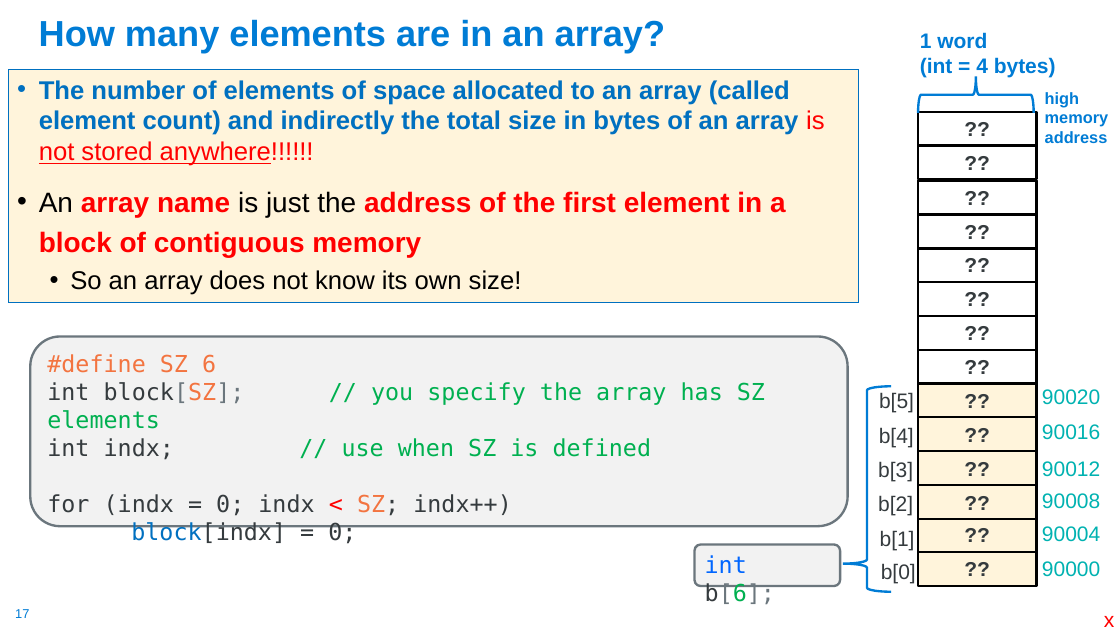
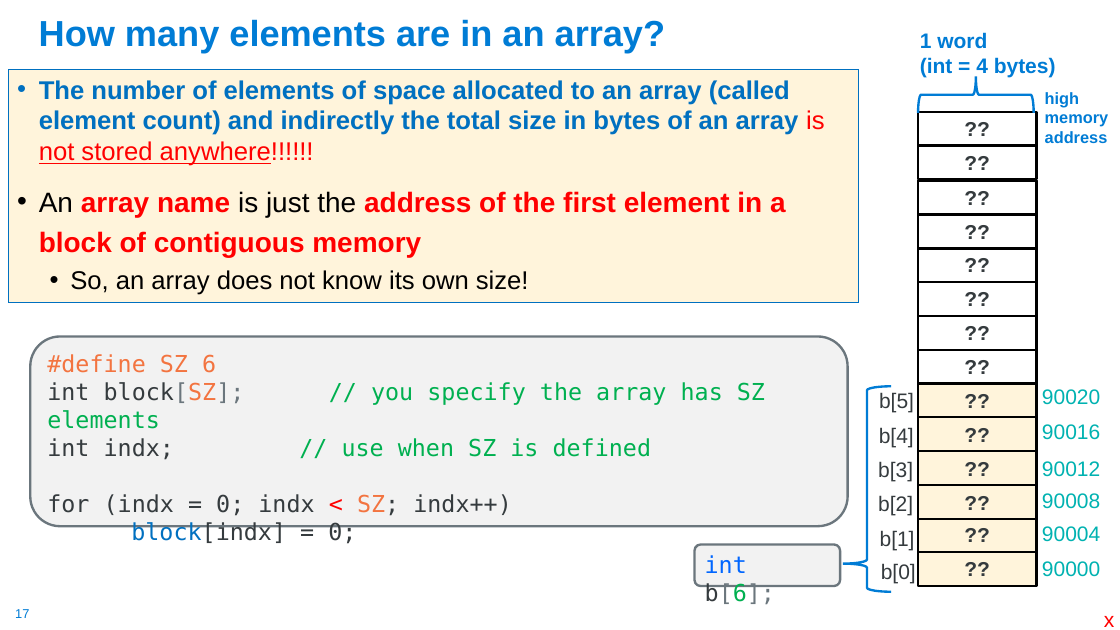
Before and after one commit to cse30-sp24/Muller-Slides, a slide deck: slide 17 of Lecture-6.pptx. Drawn at 1120x630 pixels with LibreOffice and Linux fonts; fonts in the diff are those of the drawing. Boxes give left, top, right and bottom in pixels: in the first picture for what was removed or moved away, otherwise in the second. Text is boxed around its words. In the diff, an @@ line names an element or a change of style, - is before the commit and + after.

```diff
--- a/Lecture-6.pptx
+++ b/Lecture-6.pptx
@@ text at (x1=70, y1=270, x2=529, y2=295): text changed @@
-  • So an array does not know its own size!
+  • So, an array does not know its own size!
```
Also in this commit, not shown: 8 other slides changed, 52 slides removed, 4 other files.
